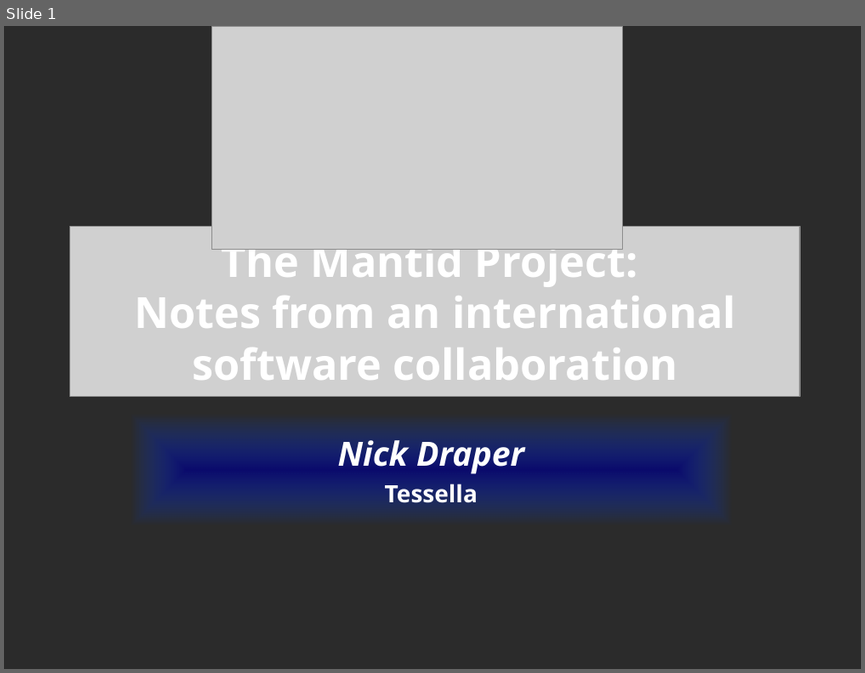
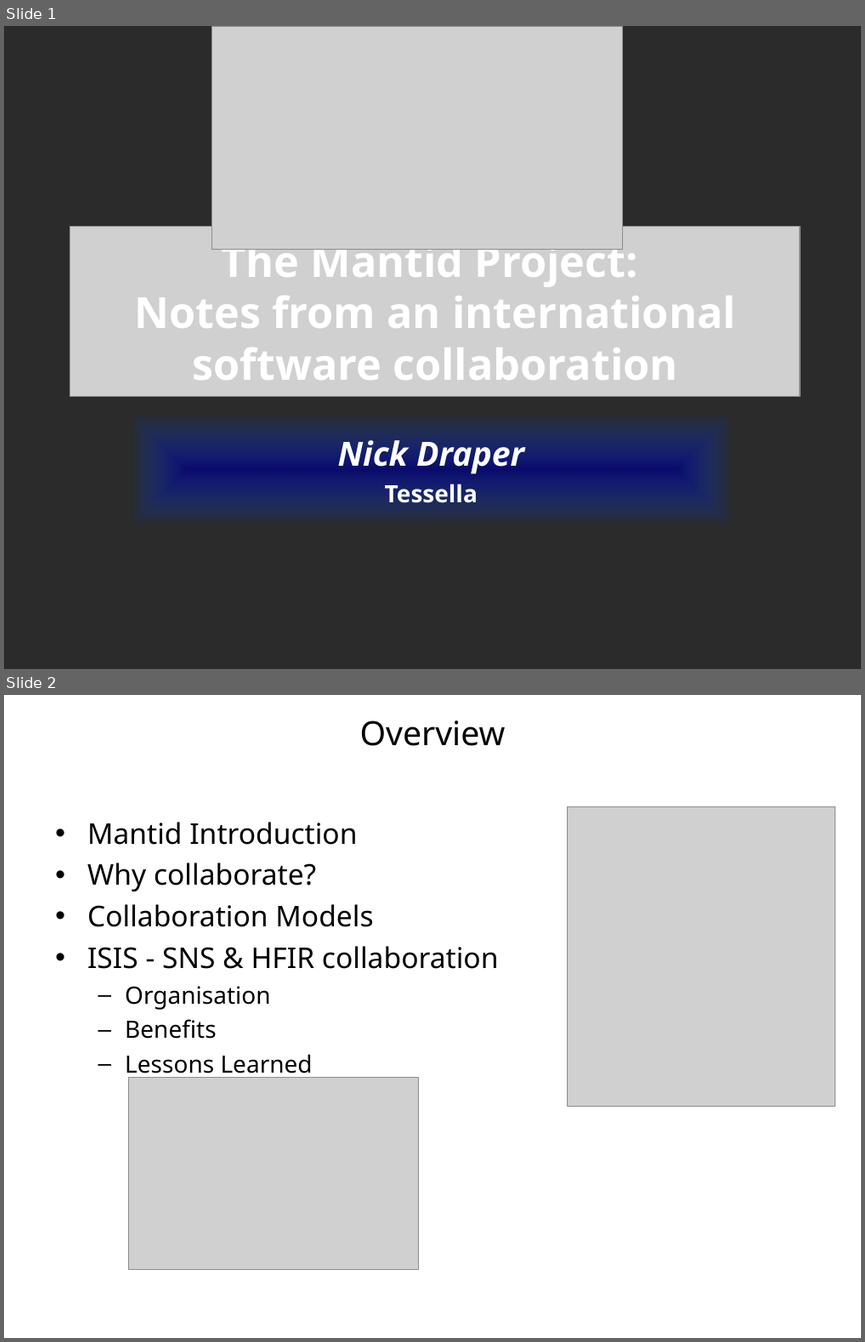
Before and after one commit to mantidproject/documents, a slide deck: Presentations/NOBUGS 2010/Collaboration Nobugs 2010.ppt. Shown one above the other, each under a label of ours: slide 1 before the commit, slides 1 and 2 after it. The pictures are 865x673 and 865x1342 pixels, drawn with LibreOffice and Linux fonts; fonts in the diff are those of the drawing; grey boxes stand for pictures; background and template pictures are left out; a plain dark background stands for a picture behind light text. Boxes give left, top, right and bottom in pixels: in the first picture for what was removed or moved away, otherwise in the second. Text is boxed around its words. In the diff, an @@ line names an element or a change of style, - is before the commit and + after.

Commit message:
nobugs presentation added

```diff
--- a/Presentations/NOBUGS 2010/Collaboration Nobugs 2010.ppt
+++ b/Presentations/NOBUGS 2010/Collaboration Nobugs 2010.ppt
@@ slide 2 added at (4,695,861,1338), background #FFFFFF @@
@@ title added at (360,721,506,746), 28 pt, text #000000 @@
+Overview
@@ text added at (87,822,499,1078), 24 pt, text #000000 @@
+• Mantid Introduction
+• Why collaborate?
+• Collaboration Models
+• ISIS - SNS & HFIR collaboration
+  – Organisation
+  – Benefits
+  – Lessons Learned
@@ picture added at (567,807,834,1106) @@
@@ picture added at (129,1077,419,1269) @@
```
